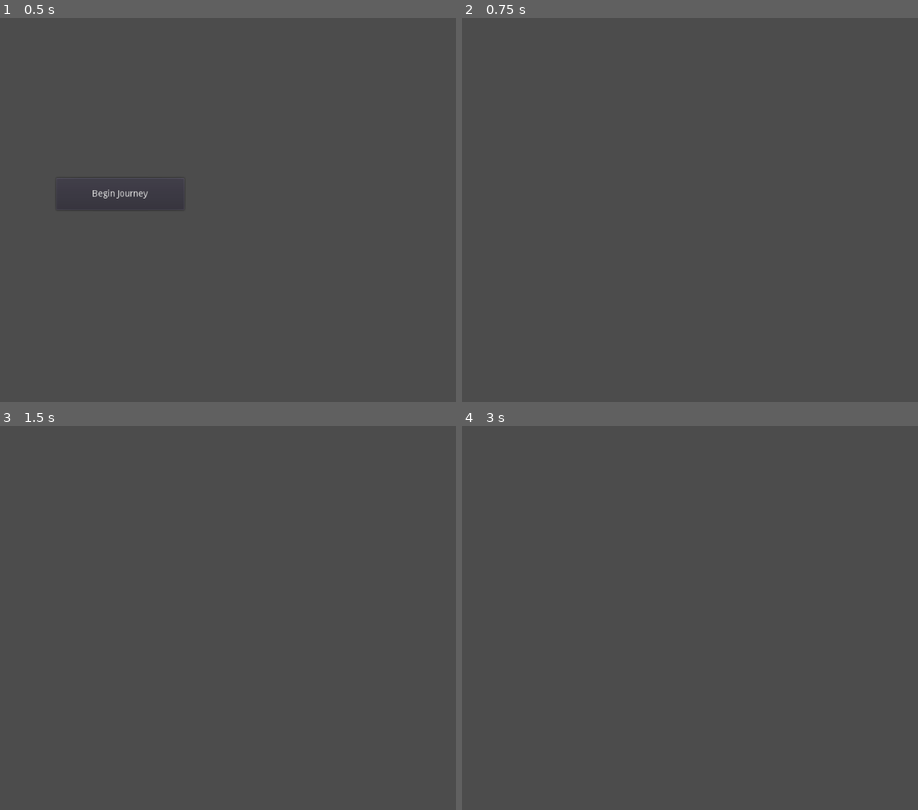
Above: before the commit, frames 1-4 (two rows, left to right).
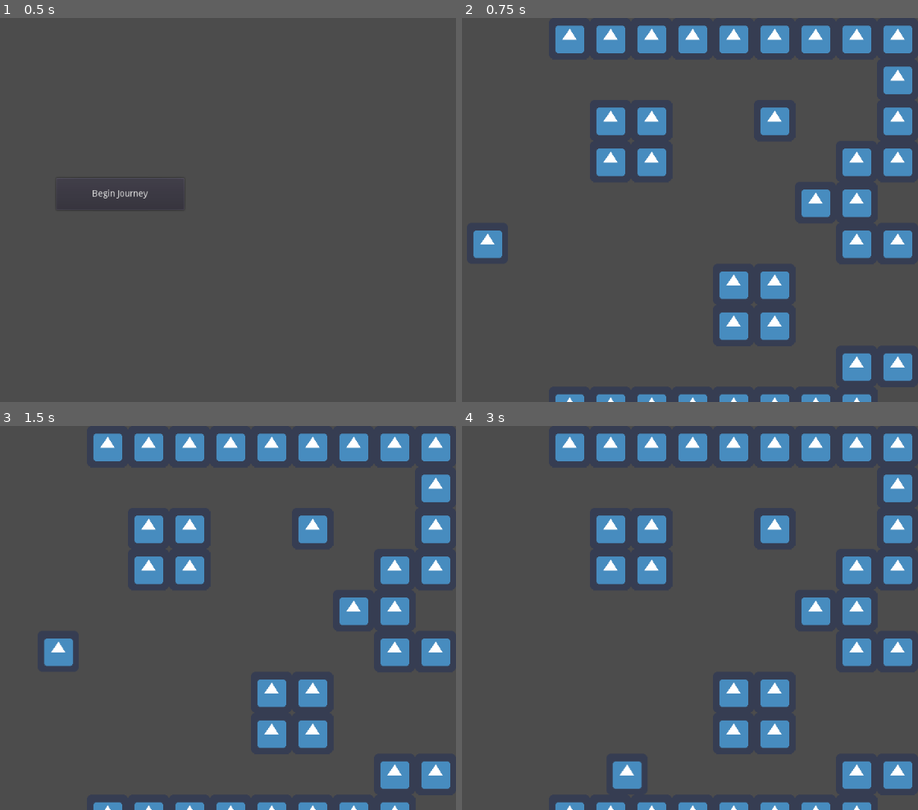
Above: after the commit, the same moments.

Repository: fenrisulf75/river-of-dawn
Game: Godot game, scene res://scenes/MainMenu.tscn
Two runs of this game, one before a commit and one after it. Both use one fixed random seed, a clock stepped at 60 frames per second and the inputs below. The engine's default icon, where the game draws it, is replaced by a stand-in: a white triangle on a blue panel in a dark square.
Inputs:
- Up to frame 1 (0.5 s): no input
- Up to frame 2 (0.75 s): click "Begin Journey" at 0.5 s
- Up to frame 3 (1.5 s): tap Enter at 1.25 s; hold Right (ui_right) from 1.28 s (still down)
- Up to frame 4 (3 s): release Right (ui_right) at 2.03 s; hold Down (ui_down) 2.03-2.78 s; hold Right (ui_right) from 2.78 s (still down)

Frame 1 is identical in both runs. In frame 2, 14% of the frame differs, in the area x 2-99%, y 1-100%; in frame 3, 14%; in frame 4, 14%, in the area x 20-99%, y 1-100%.

Commit message:
Add tile-based player movement with collision detection

Diff:
--- /dev/null
+++ b/scenes/Player.gd
@@ -0,0 +1,57 @@
+extends KinematicBody2D
+
+# Tile size (must match TileMap cell size)
+var tile_size = 64
+
+# Movement state
+var is_moving = false
+
+func _physics_process(_delta):
+	if is_moving:
+		return
+
+	# Check for input
+	var direction = Vector2.ZERO
+
+	if Input.is_action_pressed("ui_right"):
+		direction = Vector2.RIGHT
+	elif Input.is_action_pressed("ui_left"):
+		direction = Vector2.LEFT
+	elif Input.is_action_pressed("ui_down"):
+		direction = Vector2.DOWN
+	elif Input.is_action_pressed("ui_up"):
+		direction = Vector2.UP
+
+	if direction != Vector2.ZERO:
+		attempt_move(direction)
+
+func attempt_move(direction):
+	# Check if target position is valid using a raycast
+	var space_state = get_world_2d().direct_space_state
+	var target_pos = position + (direction * tile_size)
+
+	# Raycast from center to check for collisions
+	var result = space_state.intersect_point(target_pos + Vector2(32, 32), 32, [], collision_mask)
+
+	# Filter out self
+	var has_collision = false
+	for hit in result:
+		if hit.collider != self:
+			has_collision = true
+			break
+
+	if has_collision:
+		print("COLLISION DETECTED!")
+		return
+
+	print("No collision, moving")
+
+	# No collision, perform the move
+	is_moving = true
+
+	var tween = create_tween()
+	tween.tween_property(self, "position", target_pos, 0.25)
+	tween.tween_callback(self, "finish_move")
+
+func finish_move():
+	is_moving = false
--- a/scenes/World.tscn
+++ b/scenes/World.tscn
@@ -1,3 +1,27 @@
-[gd_scene format=2]
+[gd_scene load_steps=5 format=2]
+
+[ext_resource path="res://tileset.tres" type="TileSet" id=1]
+[ext_resource path="res://icon.png" type="Texture" id=2]
+[ext_resource path="res://scenes/Player.gd" type="Script" id=3]
+
+[sub_resource type="RectangleShape2D" id=1]
+extents = Vector2( 24, 24 )
 
 [node name="World" type="Node2D"]
+
+[node name="TileMap" type="TileMap" parent="."]
+tile_set = ExtResource( 1 )
+format = 1
+tile_data = PoolIntArray( 7, 0, 0, 8, 0, 0, 9, 0, 0, 10, 0, 0, 11, 0, 0, 12, 0, 0, 13, 0, 0, 14, 0, 0, 15, 0, 0, 65551, 0, 0, 131080, 0, 0, 131081, 0, 0, 131084, 0, 0, 131087, 0, 0, 196616, 0, 0, 196617, 0, 0, 196622, 0, 0, 196623, 0, 0, 262157, 0, 0, 262158, 0, 0, 327694, 0, 0, 327695, 0, 0, 327696, 0, 0, 393227, 0, 0, 393228, 0, 0, 393232, 0, 0, 458763, 0, 0, 458764, 0, 0, 458768, 0, 0, 524302, 0, 0, 524303, 0, 0, 524304, 0, 0, 589831, 0, 0, 589832, 0, 0, 589833, 0, 0, 589834, 0, 0, 589835, 0, 0, 589836, 0, 0, 589837, 0, 0, 589838, 0, 0 )
+
+[node name="Player" type="KinematicBody2D" parent="."]
+position = Vector2( 320, 320 )
+script = ExtResource( 3 )
+
+[node name="Sprite" type="Sprite" parent="Player"]
+position = Vector2( 32, 32 )
+texture = ExtResource( 2 )
+
+[node name="CollisionShape2D" type="CollisionShape2D" parent="Player"]
+position = Vector2( 32, 32 )
+shape = SubResource( 1 )
--- /dev/null
+++ b/tileset.tres
@@ -0,0 +1,29 @@
+[gd_resource type="TileSet" load_steps=3 format=2]
+
+[ext_resource path="res://icon.png" type="Texture" id=1]
+
+[sub_resource type="ConvexPolygonShape2D" id=1]
+points = PoolVector2Array( 64.6156, 65, 0, 65, 0, 0, 65, 0 )
+
+[resource]
+0/name = "icon.png 0"
+0/texture = ExtResource( 1 )
+0/tex_offset = Vector2( 0, 0 )
+0/modulate = Color( 1, 1, 1, 1 )
+0/region = Rect2( 0, 0, 65, 65 )
+0/tile_mode = 0
+0/occluder_offset = Vector2( 0, 0 )
+0/navigation_offset = Vector2( 0, 0 )
+0/shape_offset = Vector2( 0, 0 )
+0/shape_transform = Transform2D( 1, 0, 0, 1, 0, 0 )
+0/shape = SubResource( 1 )
+0/shape_one_way = true
+0/shape_one_way_margin = 1.0
+0/shapes = [ {
+"autotile_coord": Vector2( 0, 0 ),
+"one_way": true,
+"one_way_margin": 1.0,
+"shape": SubResource( 1 ),
+"shape_transform": Transform2D( 1, 0, 0, 1, 0, 0 )
+} ]
+0/z_index = 0
